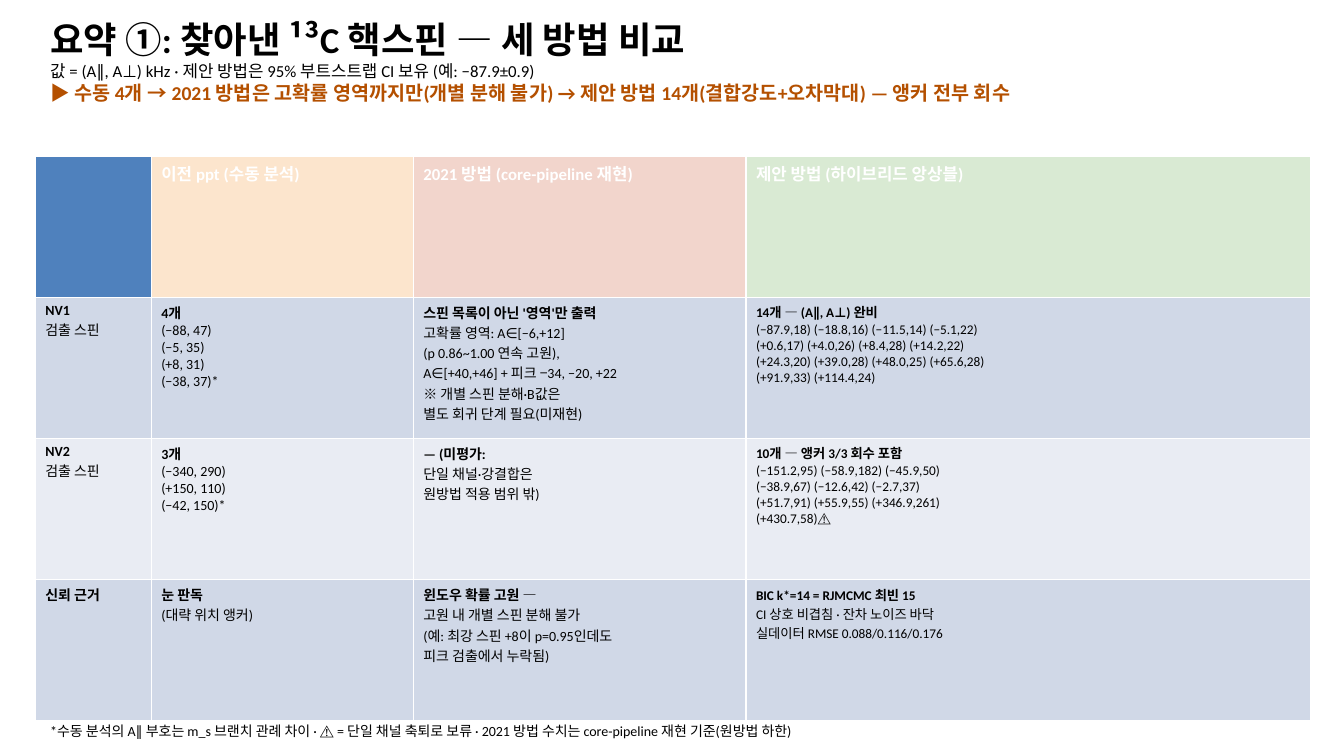
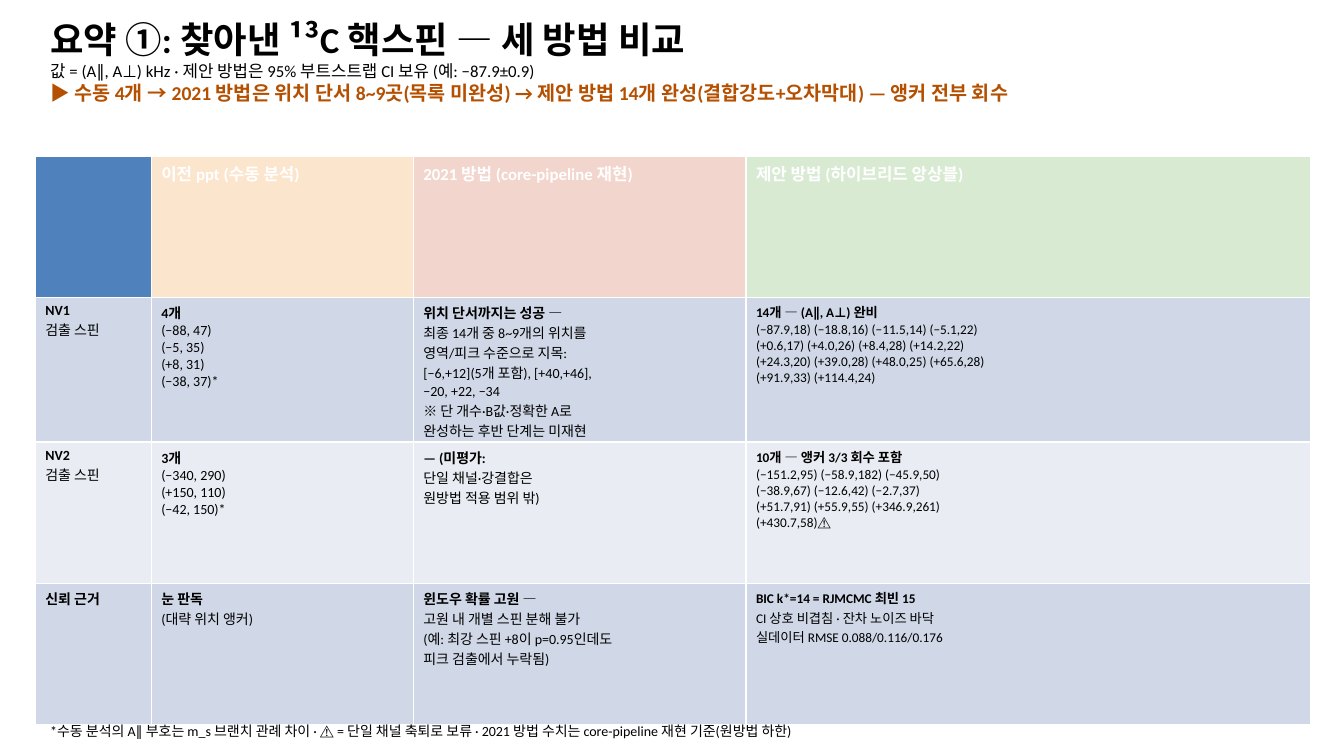
Before and after one commit to woodoleexdots/dl_cdetect, a slide deck: slide 1 of results/NV_C13_summary_3slides.pptx. Drawn at 1344x756 pixels with LibreOffice and Linux fonts; fonts in the diff are those of the drawing. Boxes give left, top, right and bottom in pixels: in the first picture for what was removed or moved away, otherwise in the second. Text is boxed around its words. In the diff, an @@ line names an element or a change of style, - is before the commit and + after.

```diff
--- a/results/NV_C13_summary_3slides.pptx
+++ b/results/NV_C13_summary_3slides.pptx
@@ text at <box>74,80,1008,103</box>: text changed @@
-▶ 수동 4개 → 2021 방법은 고확률 영역까지만(개별 분해 불가) → 제안 방법 14개(결합강도+오차막대) — 앵커 전부 회수
+▶ 수동 4개 → 2021 방법은 위치 단서 8~9곳(목록 미완성) → 제안 방법 14개 완성(결합강도+오차막대) — 앵커 전부 회수
@@ table at <box>35,156,1311,721</box> @@
-row 2, column 3: 스핀 목록이 아닌 '영역'만 출력 / 고확률 영역: A∈[−6,+12] / (p 0.86~1.00 연속 고원), / A∈[+40,+46] + 피크 −34, −20, +22 / ※ 개별 스핀 분해·B값은 / 별도 회귀 단계 필요(미재현)
+row 2, column 3: 위치 단서까지는 성공 — / 최종 14개 중 8~9개의 위치를 / 영역/피크 수준으로 지목: / [−6,+12](5개 포함), [+40,+46], / −20, +22, −34 / ※ 단 개수·B값·정확한 A로 / 완성하는 후반 단계는 미재현 / → 스핀 '목록'은 미산출
```
Also in this commit, not shown: 1 other file.
